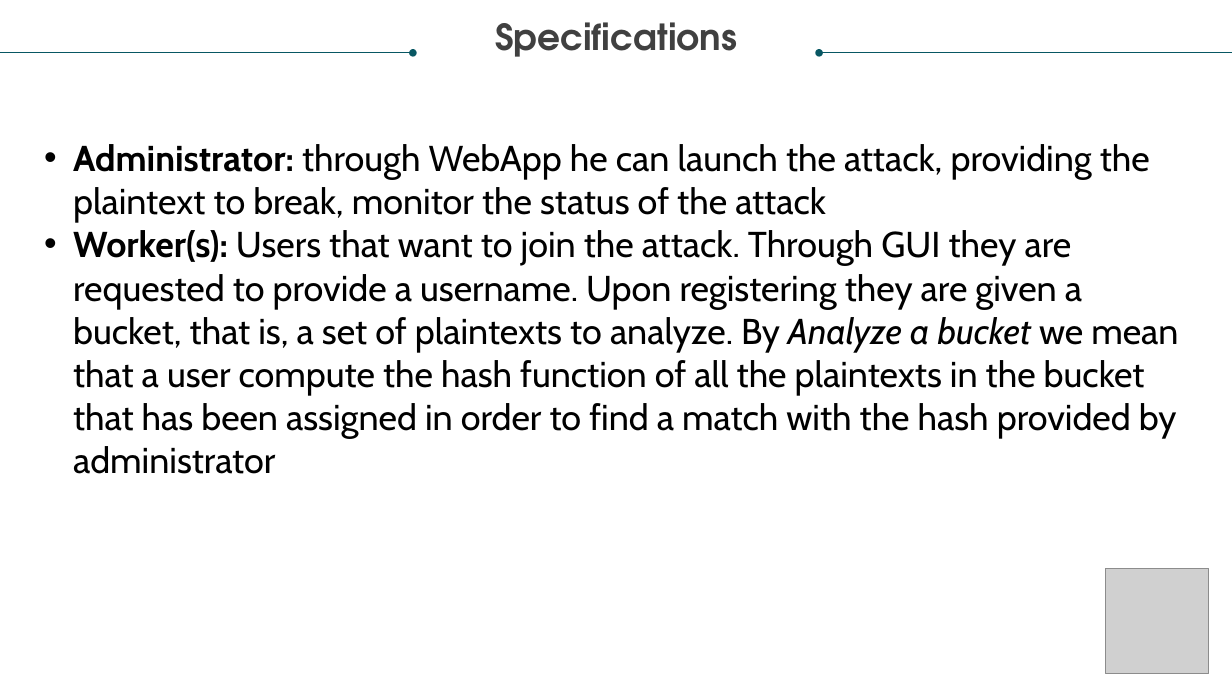
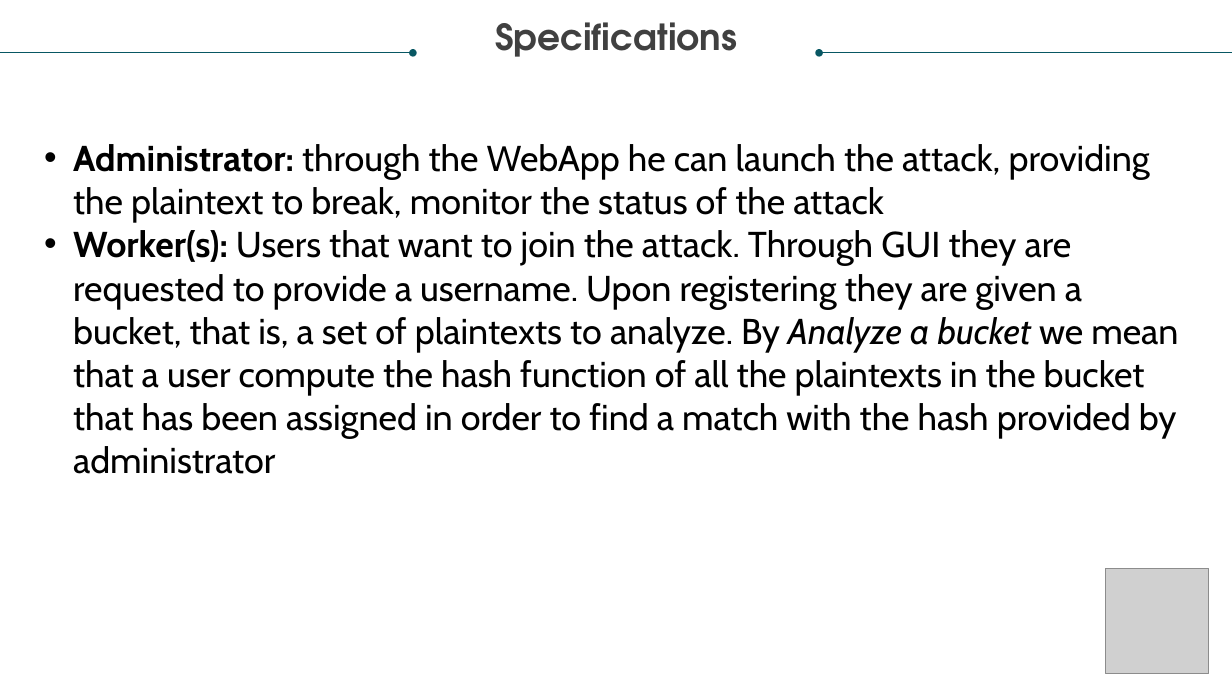
Before and after one commit to PippoGit/DistributedHashBreaker, a slide deck: slide 4 of Distributed Hash-breaker.pptx. Drawn at 1232x693 pixels with LibreOffice and Linux fonts; fonts in the diff are those of the drawing; grey boxes stand for pictures. Boxes give left, top, right and bottom in pixels: in the first picture for what was removed or moved away, otherwise in the second. Text is boxed around its words. In the diff, an @@ line names an element or a change of style, - is before the commit and + after.

```diff
--- a/Distributed Hash-breaker.pptx
+++ b/Distributed Hash-breaker.pptx
@@ text at (73,144,1150,223): text changed @@
-• Administrator: through WebApp he can launch the attack, providing the plaintext to break, monitor the status of the attack
+• Administrator: through the WebApp he can launch the attack, providing the plaintext to break, monitor the status of the attack
```
Also in this commit, not shown: 1 other slide changed.
